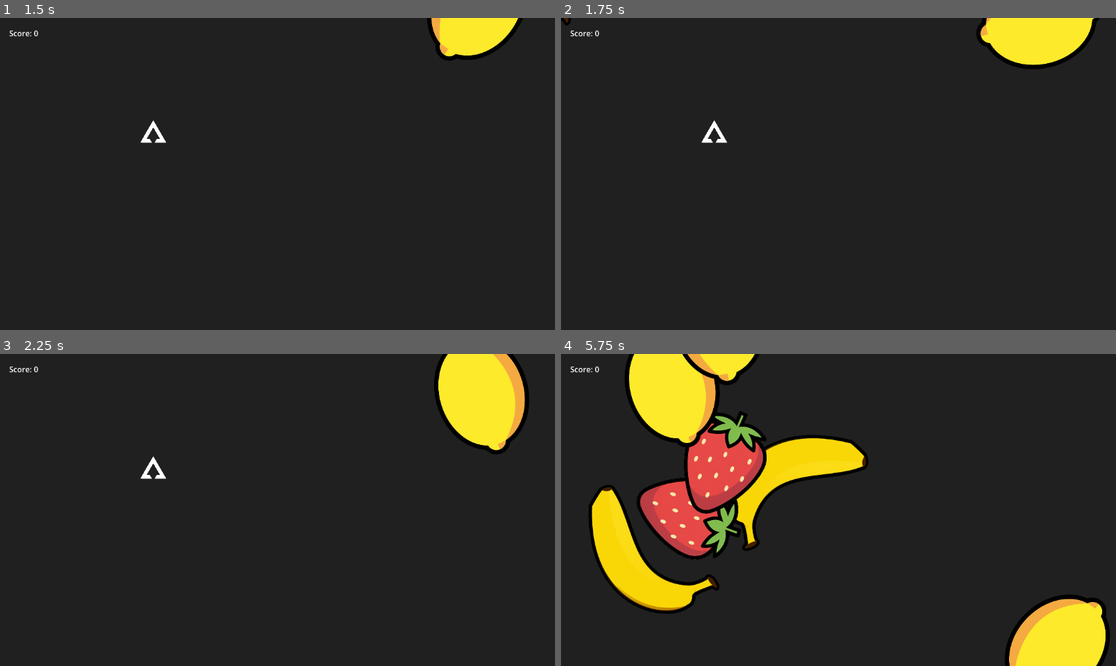
Above: before the commit, frames 1-4 (two rows, left to right).
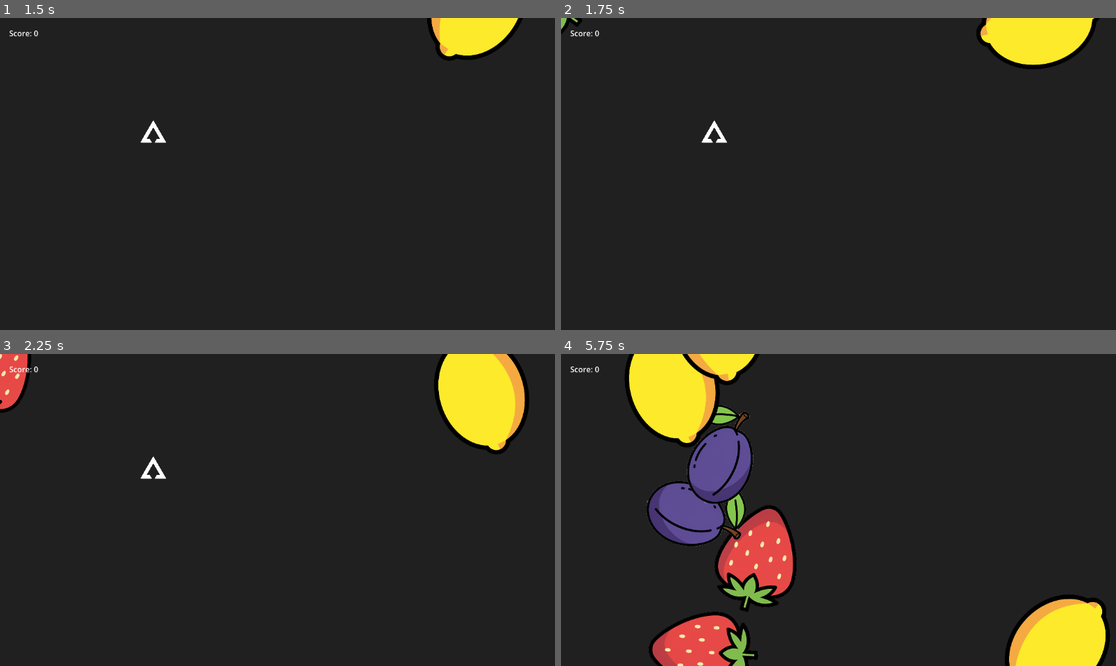
Above: after the commit, the same moments.

Repository: TheVelvetShadow/LemonInvasion
Game: Godot game, scene res://Scenes/main.tscn
Same seed, same stepped clock (60 frames per second), same inputs: the game is played once before the commit and once after it.
Inputs:
- Up to frame 1 (1.5 s): tap Enter at 0.5 s
- Up to frame 2 (1.75 s): no input
- Up to frame 3 (2.25 s): no input
- Up to frame 4 (5.75 s): no input

Frame 1 is identical in both runs. In frame 2, less than 0.1% of the frame differs, in the area x 0-4%, y 0-5%; in frame 3, 0.8%; in frame 4, 19%, in the area x 5-56%, y 16-100%.

Commit message:
added plum and orange to spawner

Diff:
--- /dev/null
+++ b/Scenes/fruit/orange.tscn
@@ -0,0 +1,22 @@
+[gd_scene format=3 uid="uid://bjg34p2expkoc"]
+
+[ext_resource type="Script" uid="uid://dg22hm6d8pqi3" path="res://Scripts/orange.gd" id="1_n2n7t"]
+[ext_resource type="Texture2D" uid="uid://i13a50ng5fck" path="res://Sprites/Orange.png" id="2_n2n7t"]
+
+[sub_resource type="CircleShape2D" id="CircleShape2D_andne"]
+radius = 205.01529
+
+[node name="Orange" type="Area2D" unique_id=815745286]
+scale = Vector2(0.5, 0.5)
+script = ExtResource("1_n2n7t")
+
+[node name="Sprite2D" type="Sprite2D" parent="." unique_id=1274068631]
+
+[node name="Orange" type="Sprite2D" parent="." unique_id=123894536]
+position = Vector2(-17.500002, -2.5000002)
+scale = Vector2(0.6972656, 0.6972656)
+texture = ExtResource("2_n2n7t")
+
+[node name="CollisionShape2D" type="CollisionShape2D" parent="." unique_id=46120404]
+scale = Vector2(0.99999976, 0.99999976)
+shape = SubResource("CircleShape2D_andne")
--- /dev/null
+++ b/Scenes/fruit/plum.tscn
@@ -0,0 +1,23 @@
+[gd_scene format=3 uid="uid://b3ixa2nh2c55s"]
+
+[ext_resource type="Script" uid="uid://dx31m6ivm0dhn" path="res://Scripts/plum.gd" id="1_1vbwu"]
+[ext_resource type="Texture2D" uid="uid://780cxo27jv8p" path="res://Sprites/Plum.png" id="2_1vbwu"]
+
+[sub_resource type="CapsuleShape2D" id="CapsuleShape2D_q4n6o"]
+radius = 164.00005
+height = 420.0001
+
+[node name="Plum" type="Area2D" unique_id=815745286]
+scale = Vector2(0.5, 0.5)
+script = ExtResource("1_1vbwu")
+
+[node name="Sprite2D" type="Sprite2D" parent="." unique_id=1274068631]
+
+[node name="Plum" type="Sprite2D" parent="." unique_id=123894536]
+position = Vector2(-30, -52)
+scale = Vector2(0.6972656, 0.6972656)
+texture = ExtResource("2_1vbwu")
+
+[node name="CollisionShape2D" type="CollisionShape2D" parent="." unique_id=46120404]
+scale = Vector2(0.99999976, 0.99999976)
+shape = SubResource("CapsuleShape2D_q4n6o")
--- a/Scenes/main.tscn
+++ b/Scenes/main.tscn
@@ -1,14 +1,16 @@
 [gd_scene format=3 uid="uid://b3nfp5rb7orso"]
 
-[ext_resource type="Script" uid="uid://bpjo7qg5tkyk6" path="res://Scripts/main.gd" id="1_maingd"]
-[ext_resource type="Script" uid="uid://wmbtq4lkssra" path="res://Scripts/player.gd" id="2_8gbba"]
+[ext_resource type="Script" uid="uid://dwue5jmisbke0" path="res://Scripts/main.gd" id="1_maingd"]
+[ext_resource type="Script" uid="uid://deiib7m7lym44" path="res://Scripts/player.gd" id="2_8gbba"]
 [ext_resource type="Texture2D" uid="uid://cvpecjh844o3y" path="res://Assets/ship_2_white_b.png" id="2_bo1nx"]
-[ext_resource type="PackedScene" uid="uid://c02pks3q00gwj" path="res://Scenes/lemon.tscn" id="4_jjvhh"]
+[ext_resource type="PackedScene" uid="uid://c02pks3q00gwj" path="res://Scenes/fruit/lemon.tscn" id="4_jjvhh"]
 [ext_resource type="PackedScene" uid="uid://corqqg7xpf02b" path="res://Scenes/hud.tscn" id="5_hud"]
 [ext_resource type="PackedScene" uid="uid://0bdur25apshn" path="res://Scenes/camera_shake.tscn" id="6_camera"]
 [ext_resource type="Script" uid="uid://b0csuuxm2te2r" path="res://Scripts/fruit_spawner.gd" id="7_spawner"]
-[ext_resource type="PackedScene" uid="uid://bvw6t11wo2mjd" path="res://Scenes/strawberry.tscn" id="7_ynf5e"]
-[ext_resource type="PackedScene" uid="uid://diqpy0brjf5mo" path="res://Scenes/banana.tscn" id="8_banana"]
+[ext_resource type="PackedScene" uid="uid://bvw6t11wo2mjd" path="res://Scenes/fruit/strawberry.tscn" id="7_ynf5e"]
+[ext_resource type="PackedScene" uid="uid://diqpy0brjf5mo" path="res://Scenes/fruit/banana.tscn" id="8_banana"]
+[ext_resource type="PackedScene" uid="uid://bjg34p2expkoc" path="res://Scenes/fruit/orange.tscn" id="8_hptm8"]
+[ext_resource type="PackedScene" uid="uid://b3ixa2nh2c55s" path="res://Scenes/fruit/plum.tscn" id="9_d1ilt"]
 
 [sub_resource type="Curve2D" id="Curve2D_8gbba"]
 _data = {
@@ -48,7 +50,7 @@
 
 [node name="FruitSpawner" type="Node2D" parent="." unique_id=2001000001]
 script = ExtResource("7_spawner")
-fruit_scenes = Array[PackedScene]([ExtResource("4_jjvhh"), ExtResource("8_banana"), ExtResource("7_ynf5e")])
+fruit_scenes = Array[PackedScene]([ExtResource("4_jjvhh"), ExtResource("8_banana"), ExtResource("7_ynf5e"), ExtResource("8_hptm8"), ExtResource("9_d1ilt")])
 
 [node name="SpawnPath" type="Path2D" parent="FruitSpawner" unique_id=1418251808]
 position = Vector2(-44.2164, 27.492188)
--- a/Scripts/label.gd
+++ /dev/null
@@ -1 +0,0 @@
-extends Label
--- /dev/null
+++ b/Scripts/orange.gd
@@ -0,0 +1,11 @@
+extends Fruit
+
+class_name Orange
+
+func _ready() -> void:
+	fruit_colour = Color("fdc38fff")
+	tier_scale  = [0.4, 0.28, 0.18, 0.11]
+	tier_speed  = [190.0, 210.0, 230.0, 270.0]
+	tier_hp     = [3, 3, 3, 3]
+	tier_points = [10, 20, 50, 75]
+	super()
--- /dev/null
+++ b/Scripts/plum.gd
@@ -0,0 +1,11 @@
+extends Fruit
+
+class_name Plum
+
+func _ready() -> void:
+	fruit_colour = Color("988ad2ff")
+	tier_scale  = [0.4, 0.28, 0.18, 0.11]
+	tier_speed  = [190.0, 210.0, 230.0, 270.0]
+	tier_hp     = [3, 3, 3, 3]
+	tier_points = [10, 20, 50, 75]
+	super()
Binary file added: Assets/Transparent Apple Icon.png
Not shown, added: Assets/Transparent Apple Icon.png.import
Binary file added: Assets/Transparent BAR Icon.png
Not shown, added: Assets/Transparent BAR Icon.png.import
Binary file added: Assets/Transparent Banana Vector.png
Not shown, added: Assets/Transparent Banana Vector.png.import
Binary file added: Assets/Transparent Cherries.png
Not shown, added: Assets/Transparent Cherries.png.import
Binary file added: Assets/Transparent Gold Bar.png
Not shown, added: Assets/Transparent Gold Bar.png.import
Binary file added: Assets/Transparent Orange.png
Not shown, added: Assets/Transparent Orange.png.import
(and 73 more such lines)
